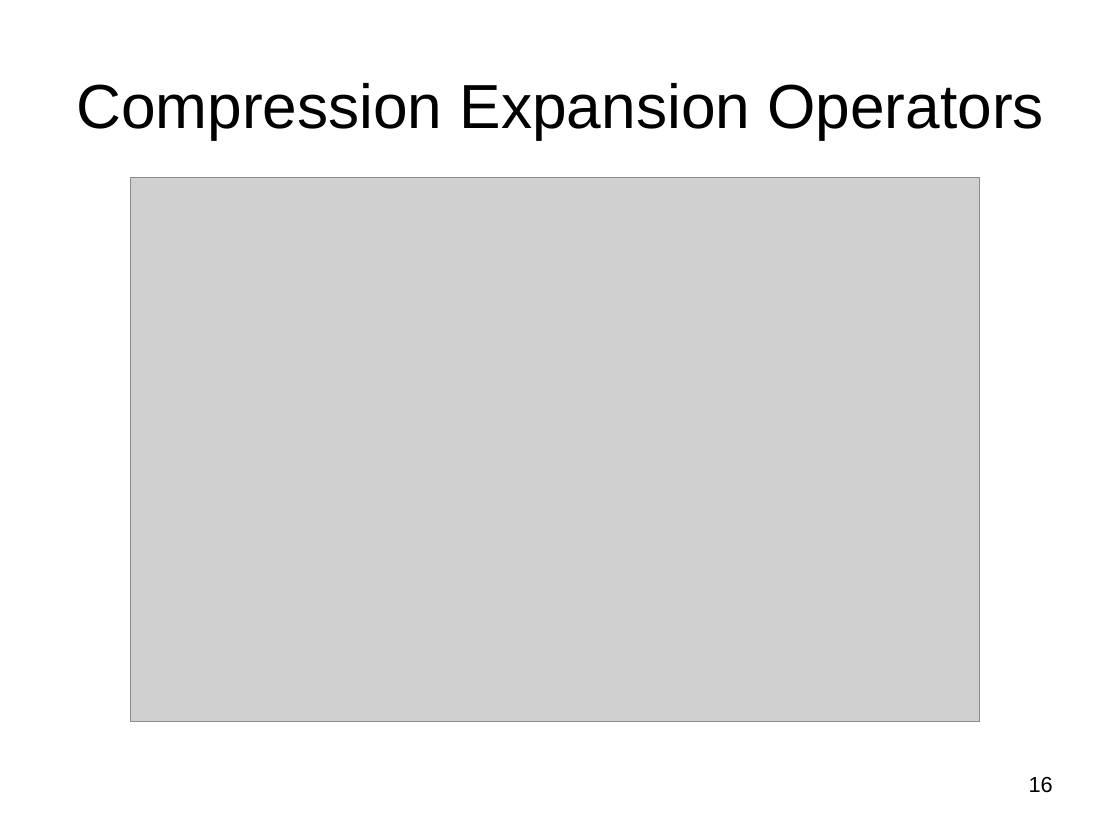
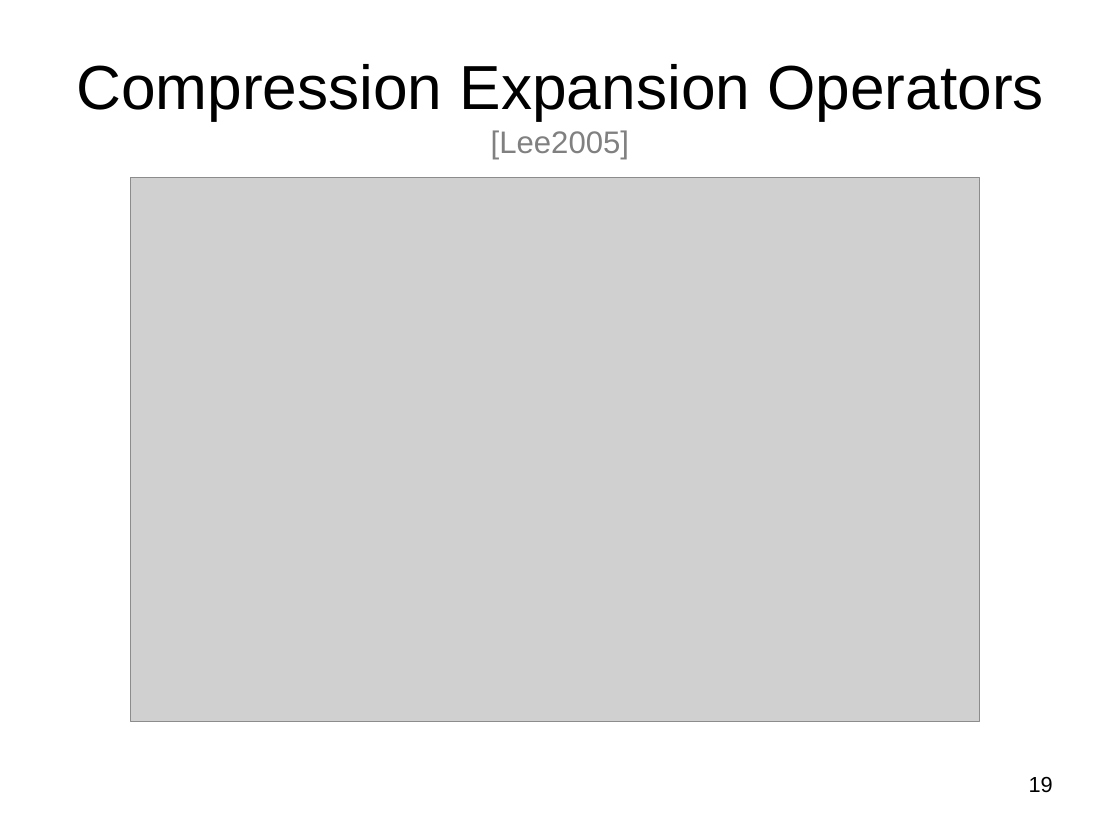
Before and after one commit to subailong/mlpack, a slide deck: slide 19 of fastlib/u/nvasil/docs/proposal/proposal.ppt (slide 16 before the commit). Drawn at 1120x840 pixels with LibreOffice and Linux fonts; fonts in the diff are those of the drawing; grey boxes stand for pictures. Boxes give left, top, right and bottom in pixels: in the first picture for what was removed or moved away, otherwise in the second. Text is boxed around its words. In the diff, an @@ line names an element or a change of style, - is before the commit and + after.

```diff
--- a/fastlib/u/nvasil/docs/proposal/proposal.ppt
+++ b/fastlib/u/nvasil/docs/proposal/proposal.ppt
@@ title at bbox=[76, 64, 1043, 159]: text changed @@
-Compression Expansion Operators
+Compression Expansion Operators [Lee2005]
@@ page number at bbox=[1029, 776, 1053, 793]: text changed @@
-16
+19
```
Also in this commit, not shown: 16 other slides changed, 5 slides added, 1 slide removed, 4 other files.
